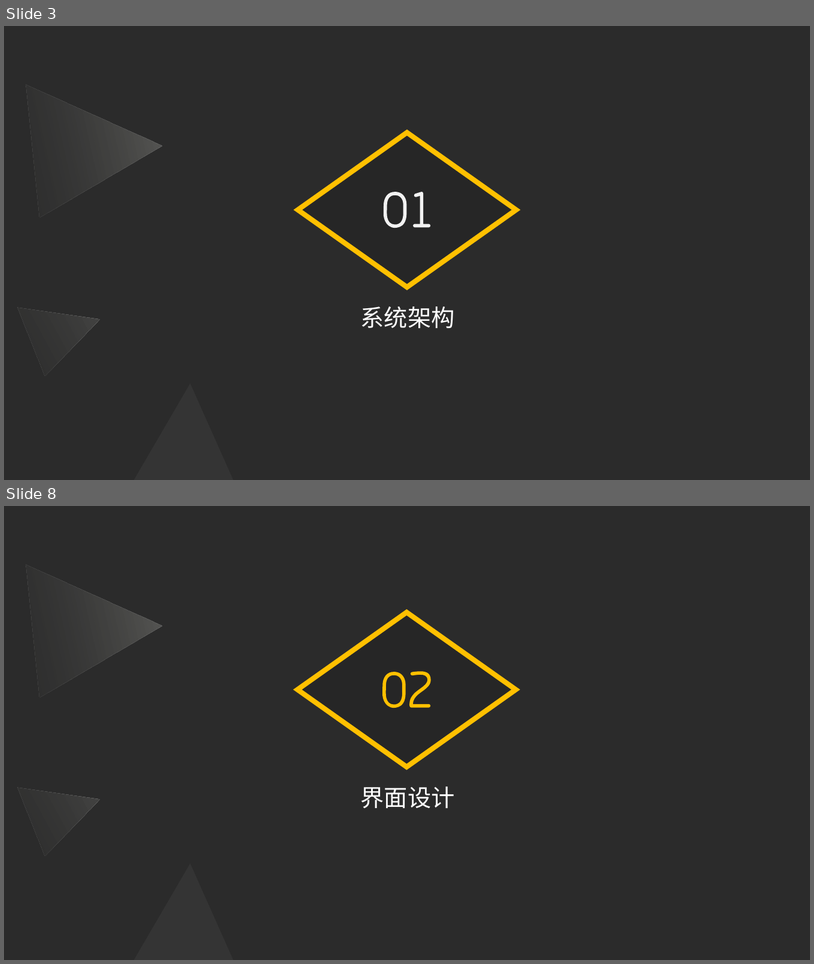
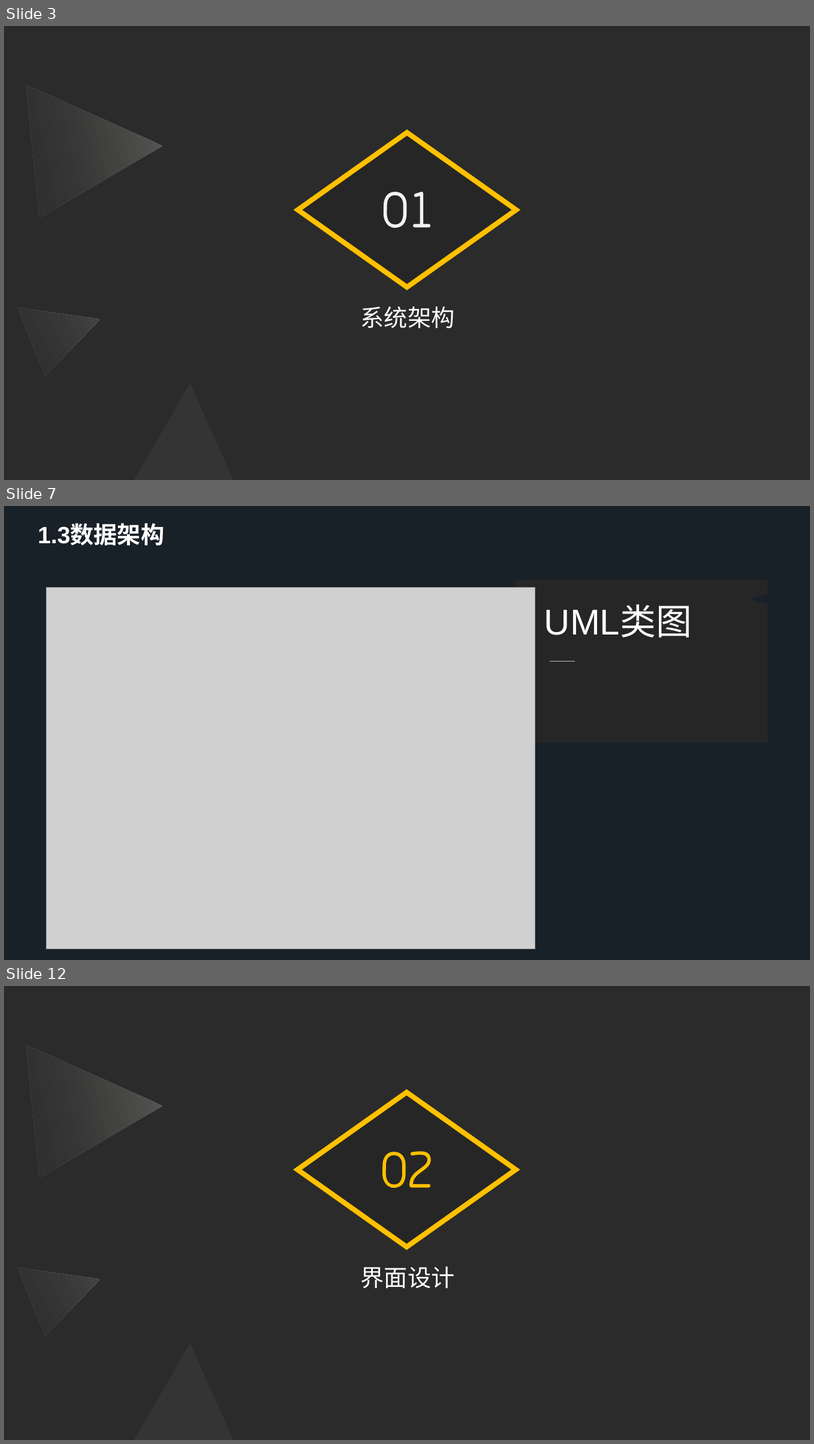
Before and after one commit to Software-Training/Development-steps, a slide deck: 项目架构与框架.pptx. Shown one above the other, each under a label of ours: slides 3 and 8 before the commit, slides 3, 7 and 12 after it; the slides between them are not shown. The pictures are 814x964 and 814x1444 pixels, drawn with LibreOffice and Linux fonts; fonts in the diff are those of the drawing; grey boxes stand for pictures; background and template pictures are left out; a plain dark background stands for a picture behind light text. Boxes give left, top, right and bottom in pixels: in the first picture for what was removed or moved away, otherwise in the second. Text is boxed around its words. In the diff, an @@ line names an element or a change of style, - is before the commit and + after.

Commit message:
lcc commit 项目架构

```diff
--- a/项目架构与框架.pptx
+++ b/项目架构与框架.pptx
@@ slide 7 added at (4, 506, 810, 960), background #FCFBF9 @@
@@ rectangle added at (4, 506, 810, 960), fill #182028 @@
@@ text added at (38, 525, 164, 546), 28 pt, text #FFFFFF, bold @@
+1.3数据架构
@@ picture added at (47, 587, 536, 949) @@
@@ freeform shape added at (515, 580, 768, 742), fill #262626 @@
@@ text added at (545, 606, 692, 637), 42.7 pt, text #FFFFFF @@
+UML类图
@@ freeform shape added at (550, 661, 576, 661), outline #BFBFBF 1 pt @@
@@ what was slide 8 is now slide 12 @@
```
Also in this commit, not shown: 4 slides changed, 7 other slides added, 4 slides removed.
